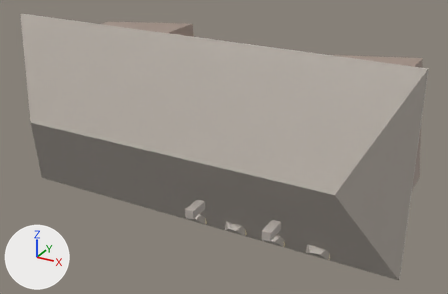
The glTF model modelle/hofgut_sternen/hofgut_hybrid.glb as it was, and as the next commit left it.
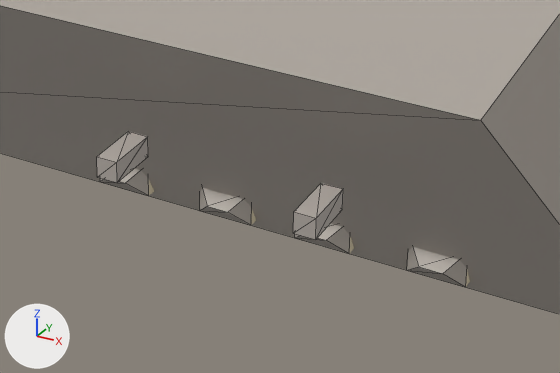
There are two pictures of each version: one whole from a 50 mm lens placed at (62.1, -69.0, 40.9), pointed at (28.7, -8.3, 10.5), one close up on the part from 33% to 82% of the width and 50% to 100% of the height. Every picture has the same lights, and +X, +Y and +Z are marked at lower left. The older version's two pictures come first. The close-ups show mesh edges as thin lines. Vertices at exactly the same position are counted once.

The older version as bpy lines, for what is in view:
```python
me_daecher = bpy.data.meshes.new('daecher')
me_daecher.from_pydata(...)  # 12 vertices, 20 faces; spans x -1.0..51.6, y -16.3..-9.6, z 0.0..24.0
me_daecher.materials.append(mat_defaultmaterial_001)
me_gauben_dach = bpy.data.meshes.new('gauben_dach')
me_gauben_dach.from_pydata(...)  # 24 vertices, 24 faces; spans x 24.6..43.8, y -11.6..-10.8, z 0.6..2.4
me_gauben_dach.materials.append(mat_defaultmaterial_009)
me_kamine = bpy.data.meshes.new('kamine')
me_kamine.from_pydata(...)  # a box spanning x 29.66..30.66, y -18.86..-16.26, z 6.35..7.35; a box spanning x 38.97..39.97, y -18.86..-16.26, z 6.35..7.35
me_kamine.materials.append(mat_defaultmaterial_002)
ob_daecher = bpy.data.objects.new('daecher', me_daecher)
ob_daecher.location = (0.0, 0.0, 0.0)
ob_gauben_dach = bpy.data.objects.new('gauben_dach', me_gauben_dach)
ob_gauben_dach.location = (0.0, 0.0, 0.0)
ob_kamine = bpy.data.objects.new('kamine', me_kamine)
ob_kamine.location = (0.0, 0.0, 0.0)
```
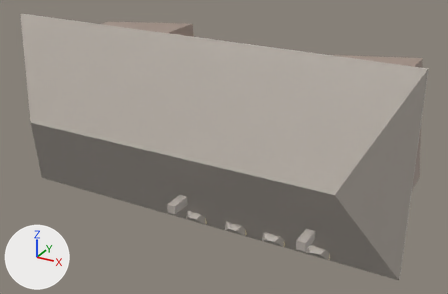
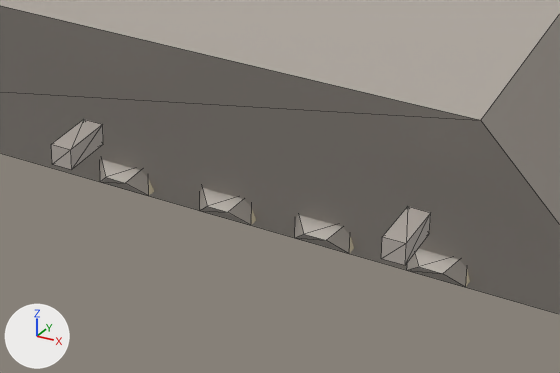
What differs and where, as boxes (x1, y1, x2, y2) in the close-ups (560 x 373 px; the box of a moved part takes in the faces that stretch with it):
```json
{"object": "kamine", "change": "reshaped", "before": [97, 131, 343, 240], "after": [51, 119, 431, 265], "on screen": "54% wider, 34% taller"}
{"part": 1, "of": "me_kamine", "change": "moved or reshaped", "before": [97, 131, 148, 183], "after": [51, 119, 103, 170]}
{"part": 2, "of": "me_kamine", "change": "moved or reshaped", "before": [293, 183, 343, 240], "after": [381, 206, 431, 265]}
```

The change, as JSON lines over the scene's bpy script:
```json
{"block": "me_kamine", "where": "# used by ob_kamine; location = (0.0, 0.0, 0.0)"}
{"op": "remove", "block": "me_kamine", "code": "me_kamine.from_pydata(...)  # 16 vertices, 24 faces; spans x 29.66..39.97, y -18.86..-16.26, z 6.35..7.35"}
{"op": "add", "block": "me_kamine", "code": "me_kamine.from_pydata(...)  # 16 vertices, 24 faces; spans x 27.35..43.8, y -18.86..-16.26, z 6.35..7.35"}
{"block": "me_kamine", "change": "me_kamine part 1: the loose piece of 8 vertices spanning x 29.66..30.66, y -18.86..-16.26, z 6.35..7.35 is moved by (-2.31, 0.0, 0.0)"}
{"block": "me_kamine", "change": "me_kamine part 2: the loose piece of 8 vertices spanning x 38.97..39.97, y -18.86..-16.26, z 6.35..7.35 is moved by (3.83, 0.0, 0.0)"}
```
